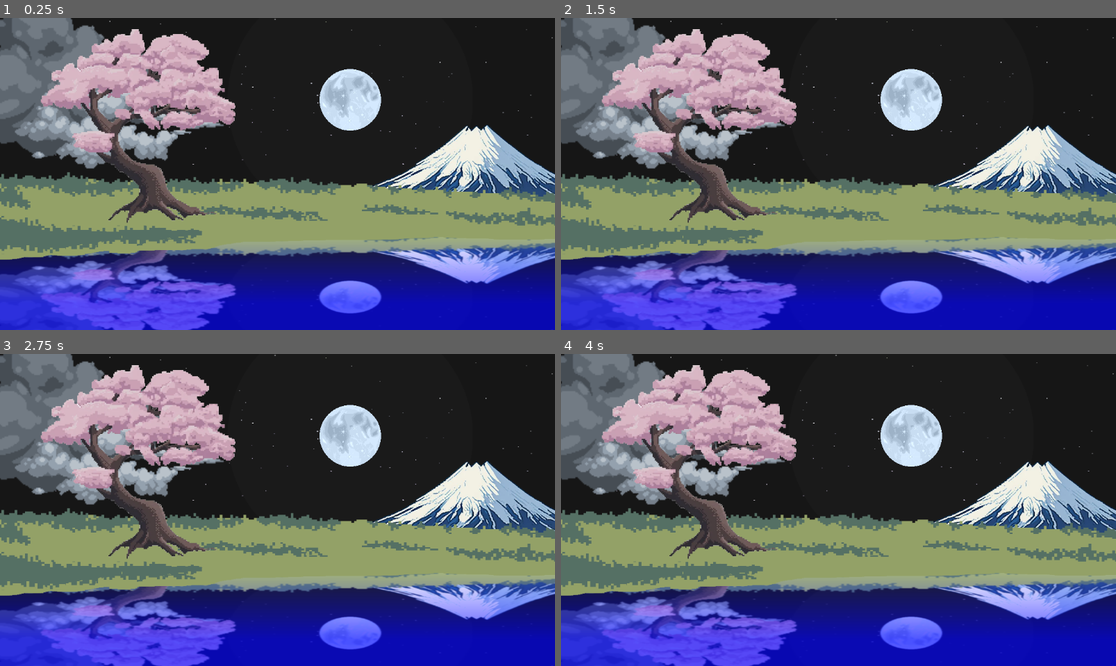
Above: before the commit, frames 1-4 (two rows, left to right).
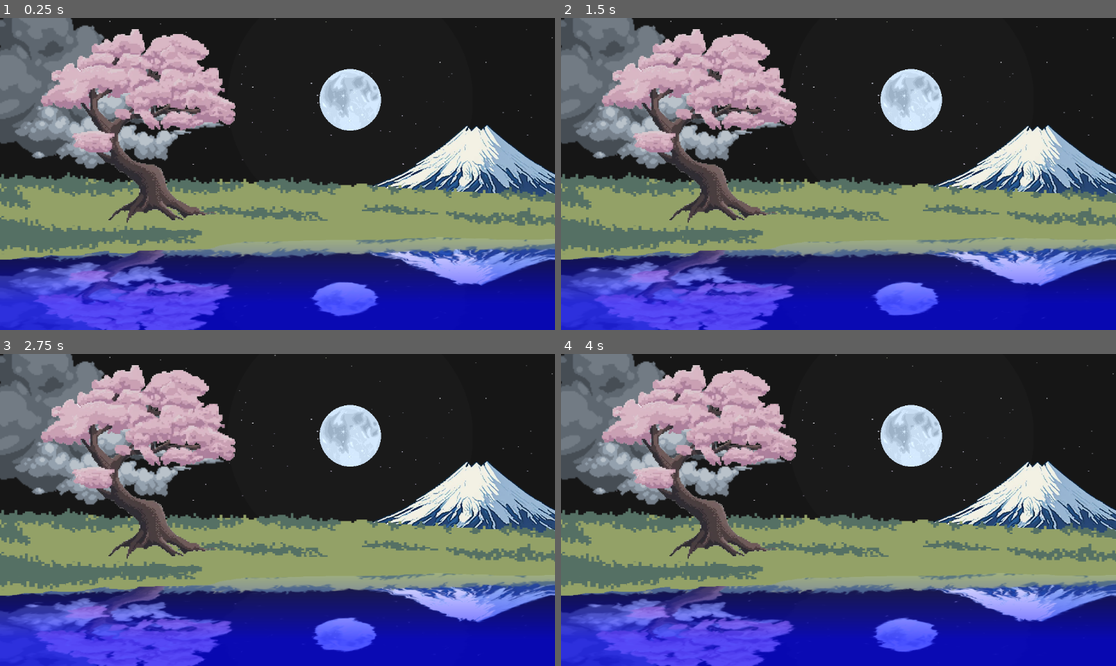
Above: after the commit, the same moments.

Repository: dante-signal31/SakuraDemo
Game: Godot game, scene res://Scenes/sakura_level.tscn
Two runs of this game, one before a commit and one after it. Both use one fixed random seed, a clock stepped at 60 frames per second and the inputs below.
Inputs:
- Up to frame 1 (0.25 s): no input
- Up to frame 2 (1.5 s): no input
- Up to frame 3 (2.75 s): no input
- Up to frame 4 (4 s): no input

The runs differ from the first frame. In frame 1, 3.8% of the frame differs, in the area x 0-100%, y 70-100%; in frame 2, 3.9%; in frame 3, 3.9%; in frame 4, 3.9%.

Commit message:
Added wave effect to water.

Diff:
--- a/Scenes/sakura_level.tscn
+++ b/Scenes/sakura_level.tscn
@@ -13,12 +13,24 @@
 [ext_resource type="Shader" path="res://Shaders/WaterShader.gdshader" id="10_2f8p5"]
 [ext_resource type="Texture2D" uid="uid://y68c5w6ytyhq" path="res://Sprites/Grass_occluder.png" id="12_4kw4e"]
 
+[sub_resource type="FastNoiseLite" id="FastNoiseLite_p8hcb"]
+frequency = 0.03
+
+[sub_resource type="NoiseTexture2D" id="NoiseTexture2D_wqt07"]
+generate_mipmaps = false
+seamless = true
+noise = SubResource("FastNoiseLite_p8hcb")
+
 [sub_resource type="ShaderMaterial" id="ShaderMaterial_p08sx"]
 shader = ExtResource("10_2f8p5")
 shader_parameter/water_color = Color(0, 0, 1, 1)
 shader_parameter/water_color_intensity = 0.66
 shader_parameter/mirrored_colors_intensity = 0.16
 shader_parameter/reflection_limit = 0.66
+shader_parameter/wave_strength = 0.02
+shader_parameter/wave_threshold = 0.11
+shader_parameter/wave_speed = 0.01
+shader_parameter/wave_noise = SubResource("NoiseTexture2D_wqt07")
 
 [node name="Sakura" type="Node2D"]
 
--- a/Shaders/WaterShader.gdshader
+++ b/Shaders/WaterShader.gdshader
@@ -4,6 +4,13 @@
 uniform float water_color_intensity: hint_range(0.0, 1.0, 0.01) = 0.7;
 uniform float mirrored_colors_intensity: hint_range(0.0, 1.0, 0.01) = 0.5;
 uniform float reflection_limit: hint_range(0.0, 1.0, 0.01);
+uniform sampler2D wave_noise: repeat_enable;
+uniform float wave_strength: hint_range(0.0, 1.0, 0.01);
+// Wave will start with 0 strength at UV.y=0 to avoid cut
+// effects at the upper border of the water. Wave will get
+// full distortion strength when UV.y reaches wave_threslhold.
+uniform float wave_threshold: hint_range(0.0, 1.0, 0.01);
+uniform float wave_speed: hint_range(0.0, 1.0, 0.01);
 
 vec2 get_mirrored_coordinate(vec2 currentUV, vec2 currentScreenUV){
 	// The more to the bottom we are at the water rectangle, the more to the
@@ -30,12 +37,17 @@
 }
 
 void fragment() {
+	float wave_strength_by_distance = clamp(UV.y/wave_threshold, 0, 1);
+	vec2 water_wave_offset = texture(wave_noise, UV + TIME * wave_speed).rg *
+	wave_strength_by_distance *
+	wave_strength;
+
 	vec2 uv = get_mirrored_coordinate(UV, SCREEN_UV);
 	// Get the reflected color.
 	// WARNING: This sampling will only get colors printed on screen so far. So
 	// it will only get colors from sprites with a Z-Index below the Z-Index of
 	// this material's node.
-	vec4 mirrored_color = texture(screen_texture, uv);
+	vec4 mirrored_color = texture(screen_texture, uv + water_wave_offset);
 	// Mix the mirrored color with water color to get the final resulting color.
 	COLOR = get_resulting_water_color(mirrored_color, UV);
 }
Not shown: 1 places in Scenes/sakura_level.tscn that only renumber resources
